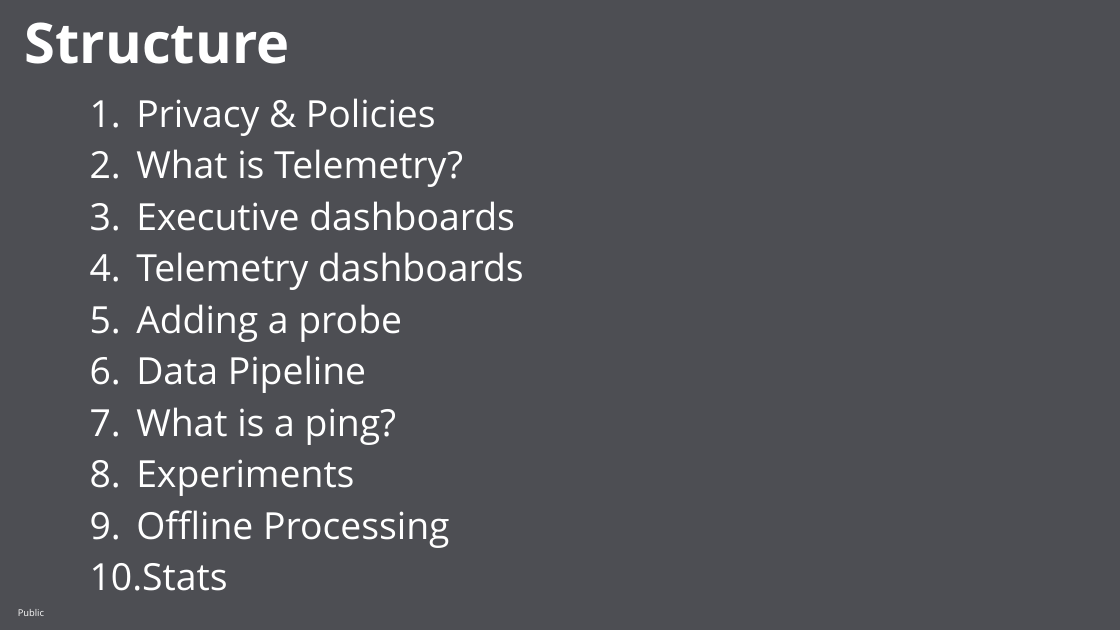
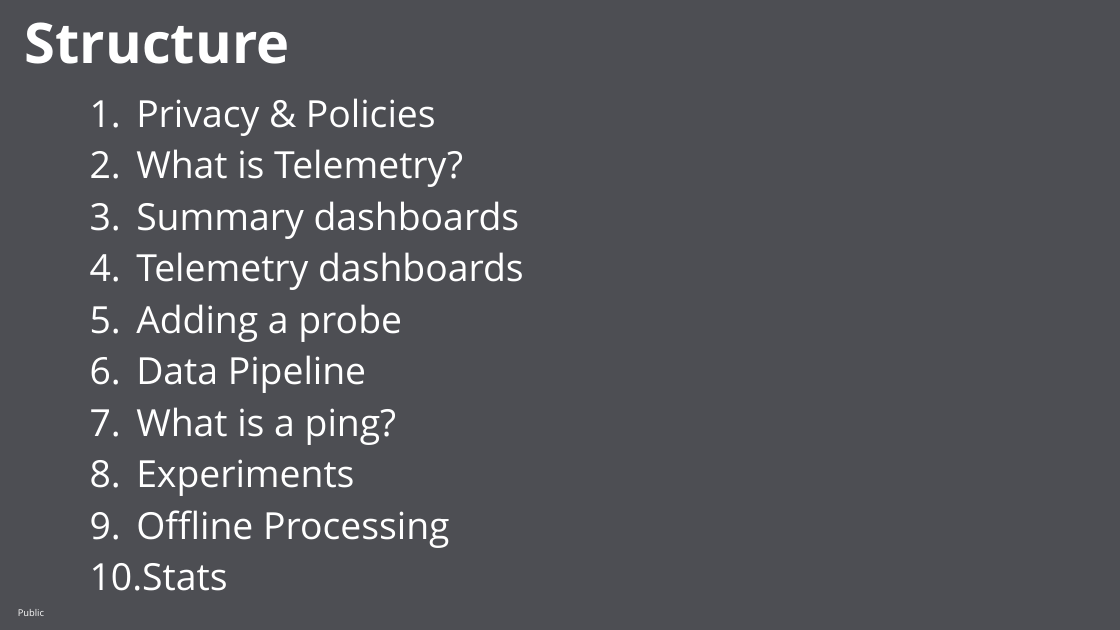
Before and after one commit to mozilla/telemetry-onboarding, a slide deck: slide 2 of slides/Telemetry Onboarding.pptx. Drawn at 1120x630 pixels with LibreOffice and Linux fonts; fonts in the diff are those of the drawing; background and template pictures are left out. Boxes give left, top, right and bottom in pixels: in the first picture for what was removed or moved away, otherwise in the second. Text is boxed around its words. In the diff, an @@ line names an element or a change of style, - is before the commit and + after.

```diff
--- a/slides/Telemetry Onboarding.pptx
+++ b/slides/Telemetry Onboarding.pptx
@@ text at bbox=[136, 201, 520, 239]: text changed @@
-3. Executive dashboards
+3. Summary dashboards
```
Also in this commit, not shown: 8 other slides changed, 8 slides added, 8 slides removed, 1 other file.
